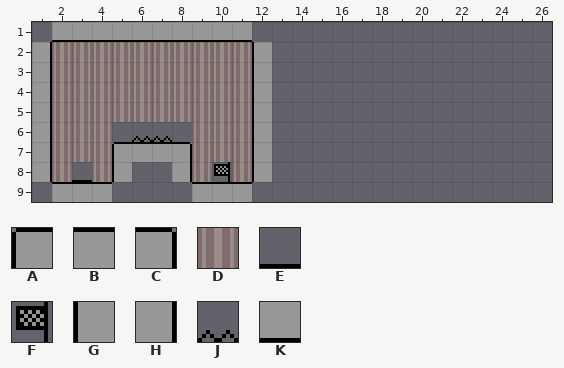
Tiled map, stored at assets/tilemap.tmx. This is how it looked before the edit.
Cells are 10x10 px. Shown: x 1..26, y 1..9. The old version is drawn lined up with the new one.
Key: from "tileset": A 0 "Wall", B 1 "Wall", C 2 "Wall", D 3, E 4 "Entrance", F 5 "Exit", G 25 "Wall", H 27 "Wall", J 28 "Spikes", K 51 "Wall".
_ is an empty cell.
Layer "Tile Layer 1" before, first column x 1:
 1 _KKKKKKKKKK_______________
 2 HDDDDDDDDDDG______________
 3 HDDDDDDDDDDG______________
 4 HDDDDDDDDDDG______________
 5 HDDDDDDDDDDG______________
 6 HDDD_JJ_DDDG______________
 7 HDDDABBCDDDG______________
 8 HDEDG__HDFDG______________
 9 _BBB____BBB_______________
After:
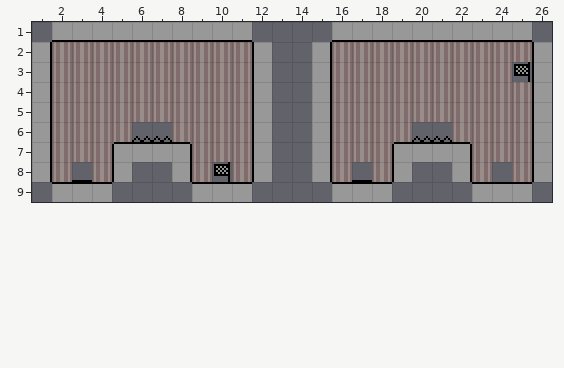
Commit message: Restructure tilemap storage handling and add multiple levels
Change:
Changed rows in their new state; . is an unchanged cell.
map size 100x100 -> 100x20 cells
Layer "Tile Layer 1":
first column x 5:
 1 ...........KKKKKKKKKK.
 2 ..........HDDDDDDDDDDG
 3 ..........HDDDDDDDDDFG
 4 ..........HDDDDDDDDDDG
 5 ..........HDDDDDDDDDDG
 6 D..D......HDDDDJJDDDDG
 7 ..........HDDDABBCDDDG
 8 ..........HDEDG..HD.DG
 9 ...........BBB....BBB.
Changed places in both pictures, as pixel boxes (x1, y1, x2, y2):
added: (312, 22, 552, 202)
added: (112, 122, 132, 142)
added: (172, 122, 192, 142)
